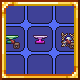
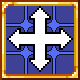
The second 80px x 80px image is a revision of the first. Changes to its layers:
hid "Pasted Layer" over (66, 39, 74, 49)
added layer "big copy" above "Cursor_7.png copy" over (7, 6, 73, 72)
hid "Cursor_7.png copy" over (10, 39, 20, 49)
hid "Item_3549.png copy" over (61, 32, 74, 47)
hid "Item_1220.png copy" over (33, 35, 48, 44)
hid "Item_525.png copy" over (6, 35, 19, 44)
